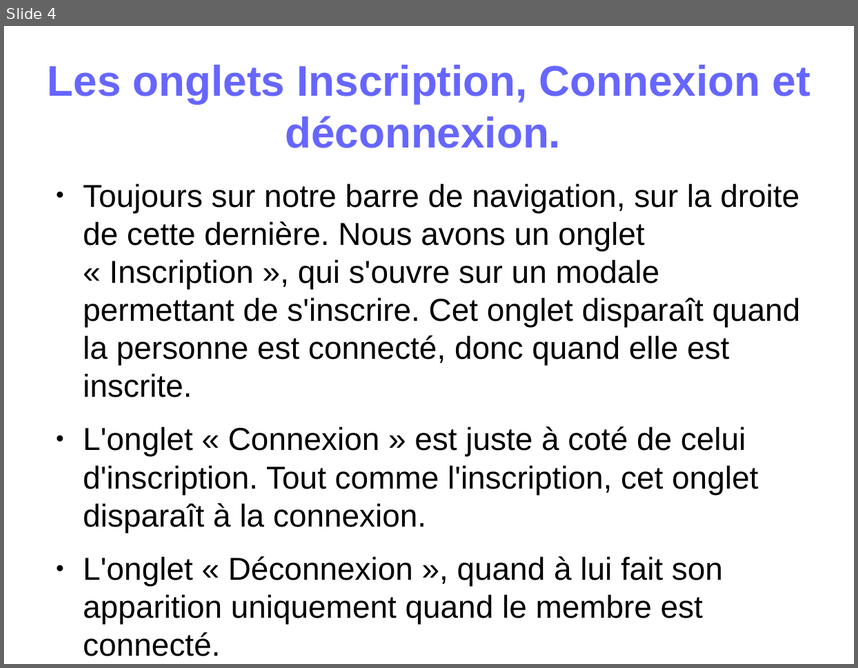
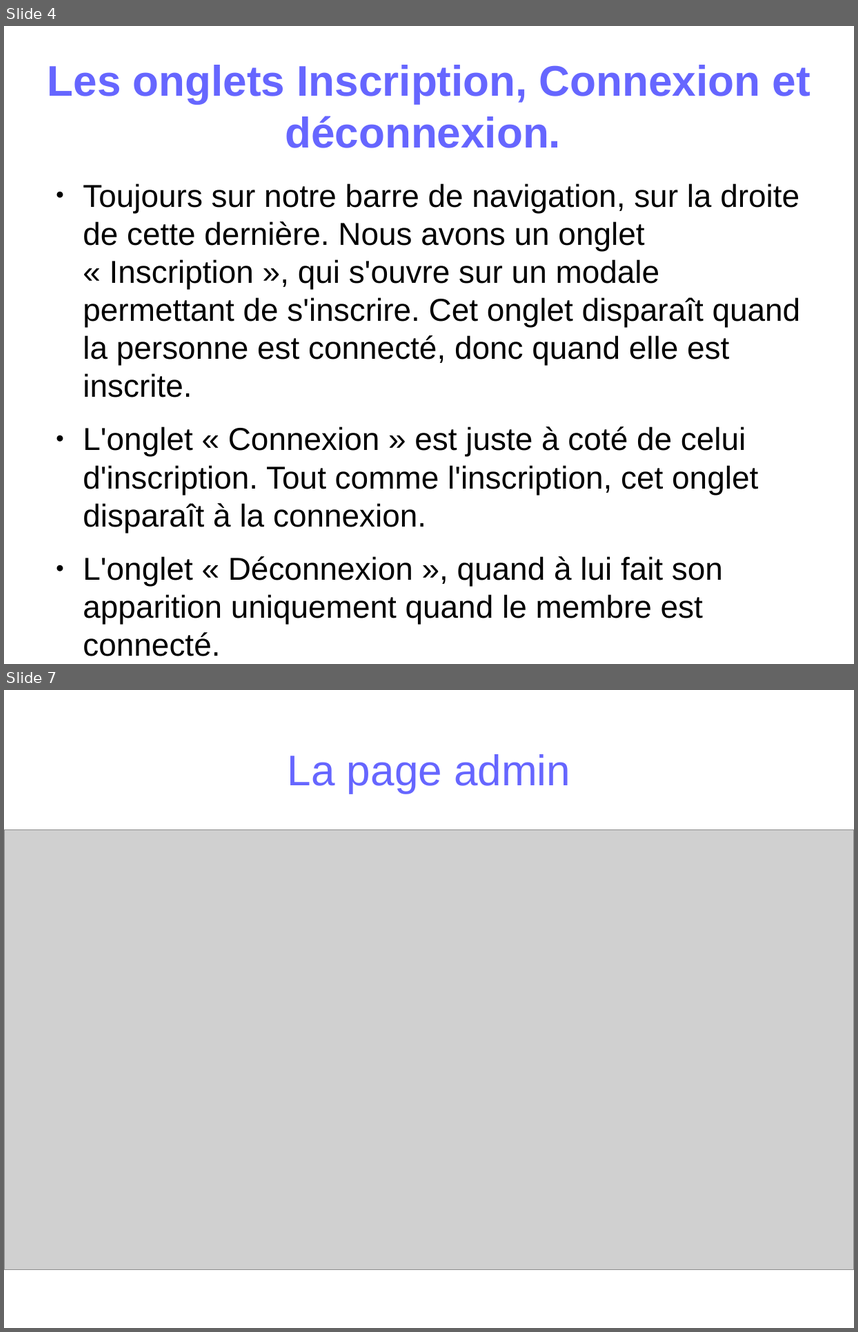
Before and after one commit to virginiecreus/Bac, a slide deck: powerpoint_de_présentation.odp. Shown one above the other, each under a label of ours: slide 4 before the commit, slides 4 and 7 after it; the slides between them are not shown. The pictures are 858x668 and 858x1332 pixels, drawn with LibreOffice and Linux fonts; fonts in the diff are those of the drawing; grey boxes stand for pictures. Boxes give left, top, right and bottom in pixels: in the first picture for what was removed or moved away, otherwise in the second. Text is boxed around its words. In the diff, an @@ line names an element or a change of style, - is before the commit and + after.

```diff
--- a/powerpoint_de_présentation.odp
+++ b/powerpoint_de_présentation.odp
@@ slide 7 added at box(4, 690, 854, 1328), background #FFFFFF @@
@@ title added at box(288, 754, 570, 793), 40 pt, text #6666FF @@
+La page admin
@@ picture added at box(4, 829, 854, 1270) @@
```
Also in this commit, not shown: 3 slides changed, 5 other slides added.
